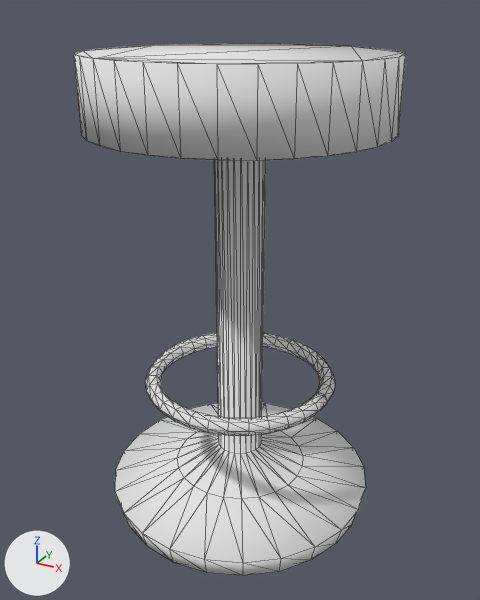
Renders of the glTF model assets/rooms/burger_shop/red_diner_stool.glb from each side of a commit.
The view is the same before and after, from a 50 mm lens placed at (0.548, -0.998, 0.924), pointed at (0.003, -0.006, 0.429). Lighting does not change. The marker at lower left points along +X, +Y and +Z. The picture after the commit comes second. Mesh edges are drawn as thin lines. Vertices at exactly the same position are counted once.

Script lines for the objects in view, before the commit:
```python
me_red_diner_stool_mobile = bpy.data.meshes.new('red_diner_stool_mobile')
me_red_diner_stool_mobile.from_pydata(...)  # 382 vertices, 752 faces; spans x -0.26..0.26, y -0.26..0.26, z 0.0..0.86
me_red_diner_stool_mobile.materials.append(mat_shop_sharedatlas)  # white #e7e7e7
ob_red_diner_stool_001 = bpy.data.objects.new('red_diner_stool.001', me_red_diner_stool_mobile)
ob_red_diner_stool_001.location = (0.0, 0.0, 0.0)
```
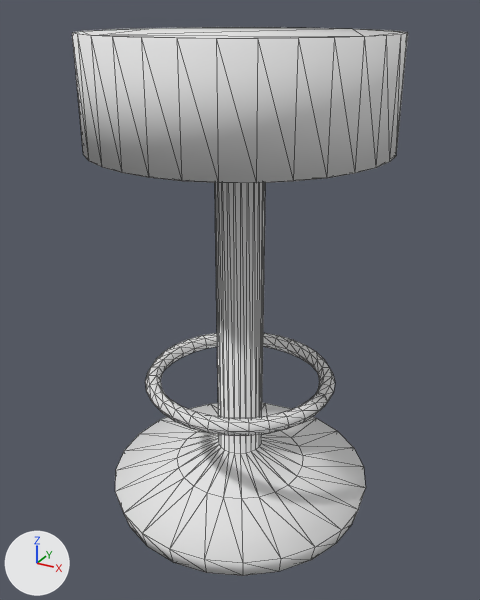
Changed parts and their boxes [x1, y1, x2, y2] in the pictures (480 x 600 px; the box of a moved part takes in the faces that stretch with it):
'red_diner_stool.001', reshaped: before [74, 44, 406, 576]; after [72, 27, 408, 576]
part 1 of me_red_diner_stool_mobile, moved or reshaped: before [74, 44, 406, 161]; after [72, 27, 408, 183]

The edits, one by one:
me_red_diner_stool_mobile is used by ob_red_diner_stool_001; location (0.0, 0.0, 0.0).
me_red_diner_stool_mobile had 382 vertices, 752 faces and spanned x -0.26..0.26, y -0.26..0.26, z 0.0..0.86.
me_red_diner_stool_mobile now has 382 vertices, 752 faces and spans x -0.26..0.26, y -0.26..0.26, z 0.0..0.89.
me_red_diner_stool_mobile part 1: the loose piece of 64 vertices spanning x -0.26..0.26, y -0.26..0.26, z 0.74..0.86 is scaled about its middle by (1, 1, 1.5).
